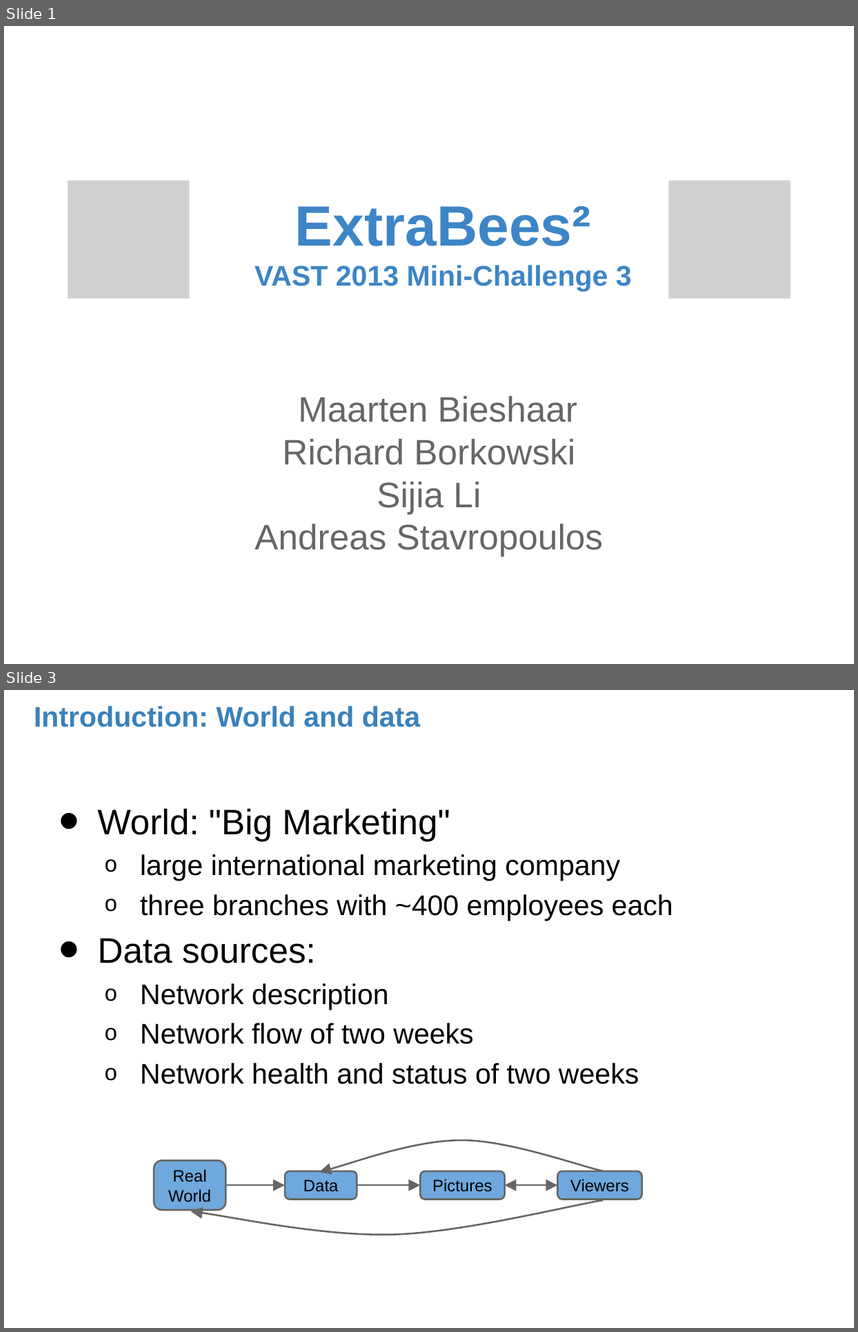
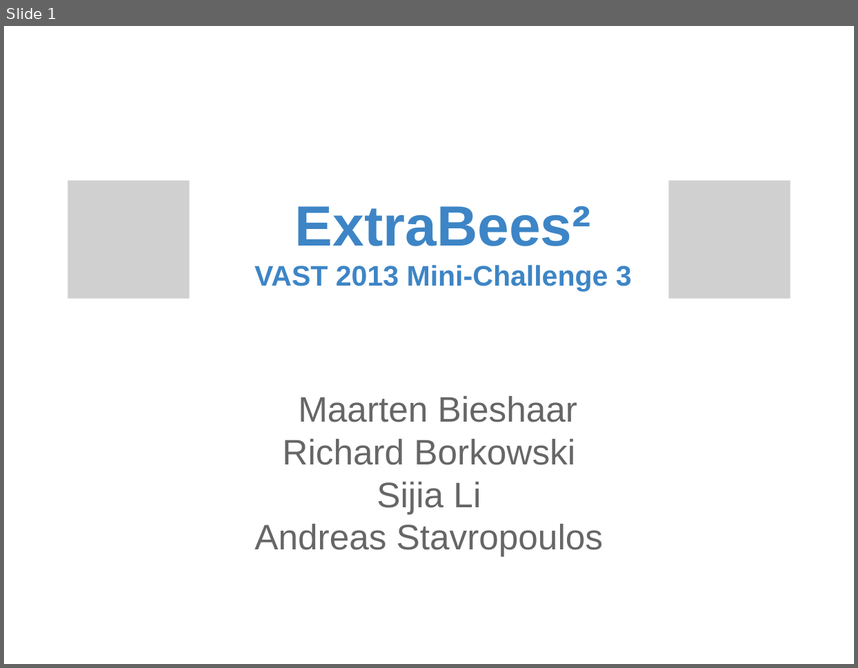
Before and after one commit to advancedrendering/project, a slide deck: ExtraBees2/doc/final presentation/datavisualization extrabees.pptx. Shown one above the other, each under a label of ours: slides 1 and 3 before the commit, slide 1 after it; the slides between them are not shown. The pictures are 858x1332 and 858x668 pixels, drawn with LibreOffice and Linux fonts; fonts in the diff are those of the drawing; grey boxes stand for pictures; background and template pictures are left out. Boxes give left, top, right and bottom in pixels: in the first picture for what was removed or moved away, otherwise in the second. Text is boxed around its words. In the diff, an @@ line names an element or a change of style, - is before the commit and + after.

```diff
--- a/ExtraBees2/doc/final presentation/datavisualization extrabees.pptx
+++ b/ExtraBees2/doc/final presentation/datavisualization extrabees.pptx
@@ slide 3 removed at <box>4,690,854,1328</box>, background picture (left out) @@
@@ title removed at <box>34,706,420,727</box> @@
-Introduction: World and data
@@ text removed at <box>98,808,673,1084</box> @@
-• World: "Big Marketing"
-  o large international marketing company
-  o three branches with ~400 employees each
-• Data sources:
-  o Network description
-  o Network flow of two weeks
-  o Network health and status of two weeks
@@ freeform shape removed at <box>319,1140,604,1171</box> @@
@@ rounded rectangle removed at <box>154,1160,226,1210</box> @@
-Real World
@@ arrow removed from (226, 1185) to (285, 1185) @@
@@ rounded rectangle removed at <box>285,1171,357,1199</box> @@
-Data
@@ arrow removed from (357, 1185) to (421, 1185) @@
@@ rounded rectangle removed at <box>421,1171,505,1199</box> @@
-Pictures
@@ double arrow removed from (505, 1185) to (557, 1185) @@
@@ rounded rectangle removed at <box>557,1171,642,1199</box> @@
-Viewers
@@ freeform shape removed at <box>191,1200,604,1234</box> @@
```
Also in this commit, not shown: 2 slides changed, 1 other slide removed, 2 other files.
